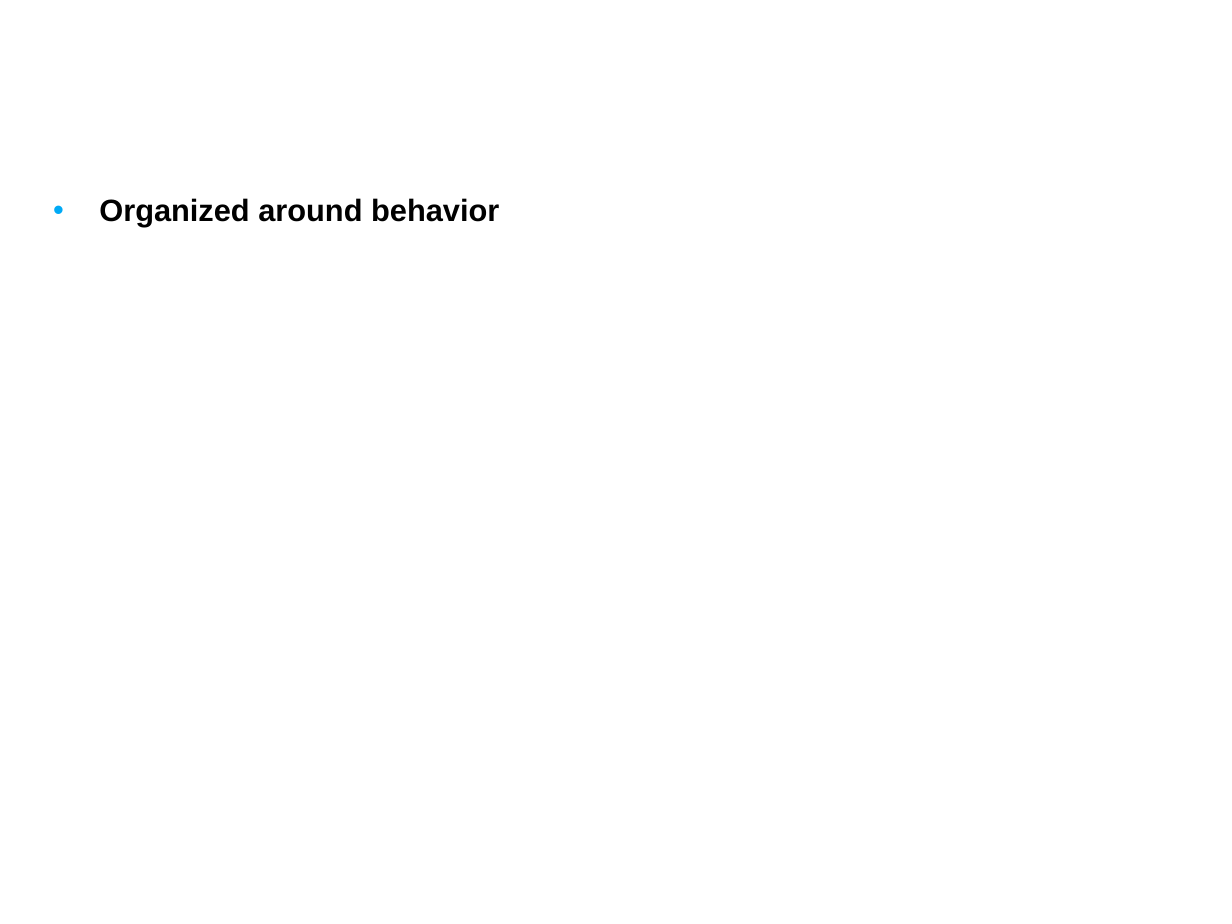
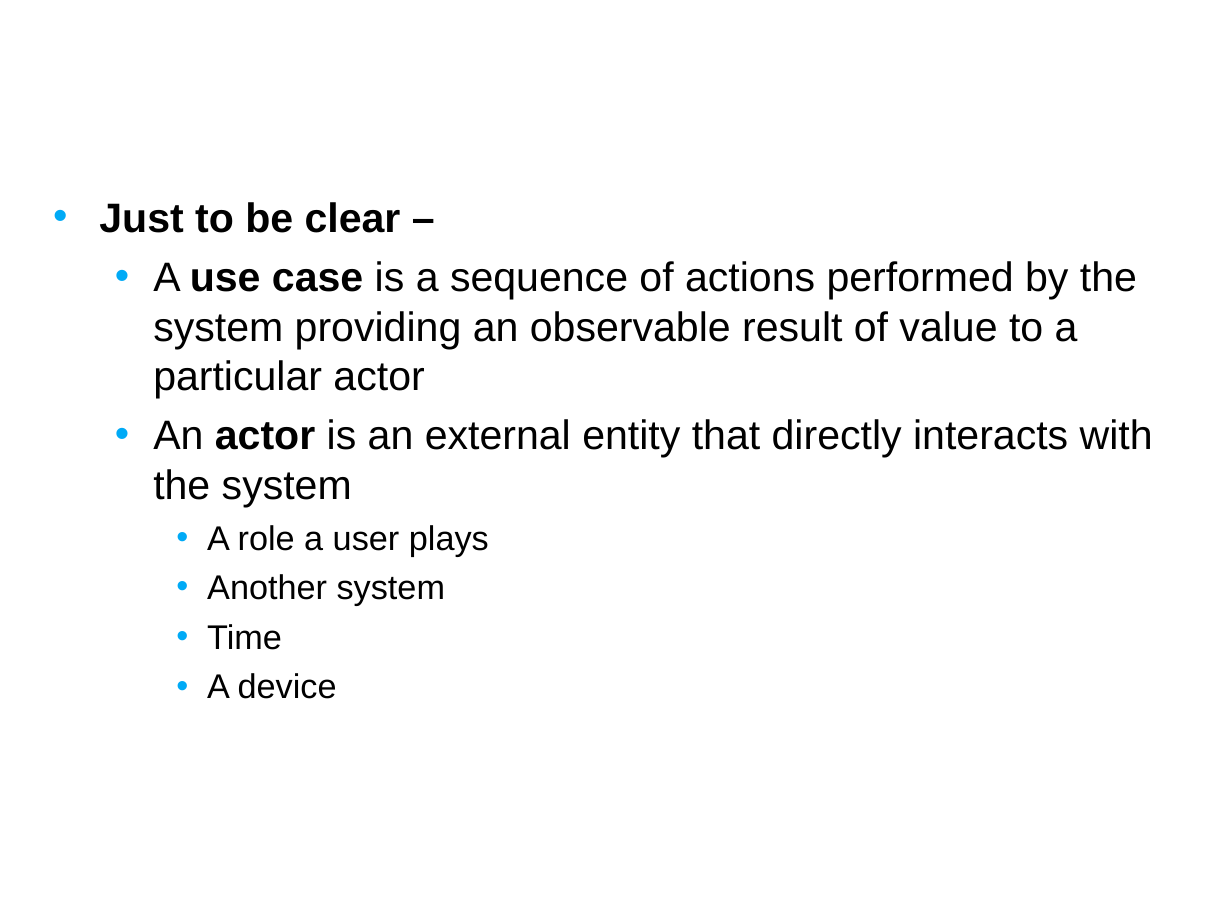
Before and after one commit to NCIP/caarray-docs, a slide deck: slide 13 of project_management/open_meetings/caArray User Community Meeting May 9.ppt (slide 7 before the commit). Drawn at 1232x924 pixels with LibreOffice and Linux fonts; fonts in the diff are those of the drawing; background and template pictures are left out. Boxes give left, top, right and bottom in pixels: in the first picture for what was removed or moved away, otherwise in the second. Text is boxed around its words. In the diff, an @@ line names an element or a change of style, - is before the commit and + after.

```diff
--- a/project_management/open_meetings/caArray User Community Meeting May 9.ppt
+++ b/project_management/open_meetings/caArray User Community Meeting May 9.ppt
@@ text at [99,202,1153,699]: text changed; size 18 to 24 pt; bold off @@
-• Organized around behavior
+• Just to be clear –
+  • A use case is a sequence of actions performed by the system providing an observable result of value to a particular actor
+  • An actor is an external entity that directly interacts with the system
+    • A role a user plays
+    • Another system
+    • Time
+    • A device
```
Also in this commit, not shown: 9 other slides changed, 12 slides added, 2 slides removed.
